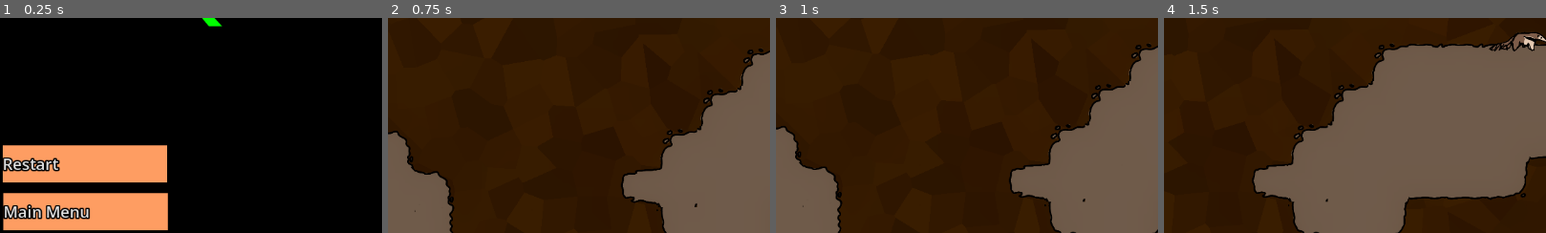
Above: before the commit, frames 1-4 (left to right).
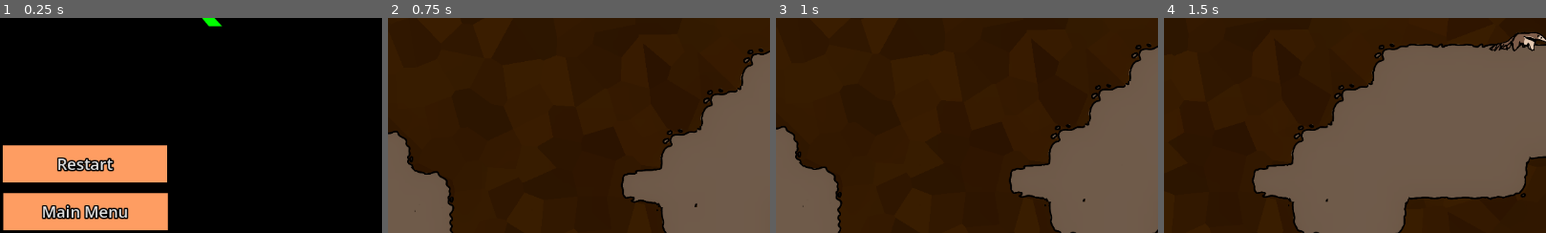
Above: after the commit, the same moments.

Repository: IncrediblyCreativeUsername/Team-Indecisive-Cutthroat-2026
Game: Godot game, scene res://UI/GameEnd.tscn
Two runs of this game, one before a commit and one after it. Both use one fixed random seed, a clock stepped at 60 frames per second and the inputs below. This scene is started directly instead of the project's main scene.
Inputs (mouse positions are % of the whole screen's width and height, from its top left):
- Up to frame 1 (0.25 s): no input
- Up to frame 2 (0.75 s): click "Restart" at 0.5 s
- Up to frame 3 (1 s): no input
- Up to frame 4 (1.5 s): tap Enter at 1.25 s; move the mouse to (72, 45) at 1.27 s; hold D (MOVE_RIGHT) from 1.28 s (still down); tap Q (DROP) at 1.35 s
The pictures show only the part of the screen within x 0-50%, y 50-100%; the shares and areas given below are measured in that part.

The runs differ from the first frame. In frame 1, 3.4% of the frame differs, in the area x 0-34%, y 64-94%; in frame 2, nothing differs; in frame 3, nothing differs; in frame 4, nothing differs.

Commit message:
Game End Button Center

Diff:
--- a/UI/GameEnd.tscn
+++ b/UI/GameEnd.tscn
@@ -33,7 +33,6 @@
 offset_bottom = 576.0
 theme = ExtResource("2_fm4hu")
 text = "Restart"
-alignment = 0
 
 [node name="MainMenu" type="Button" parent="." unique_id=1381414753]
 offset_left = 1.0
@@ -42,7 +41,6 @@
 offset_bottom = 648.0
 theme = ExtResource("2_fm4hu")
 text = "Main Menu"
-alignment = 0
 
 [node name="LoseAudio" type="AudioStreamPlayer" parent="." unique_id=345149924]
 stream = ExtResource("3_xo4jt")
